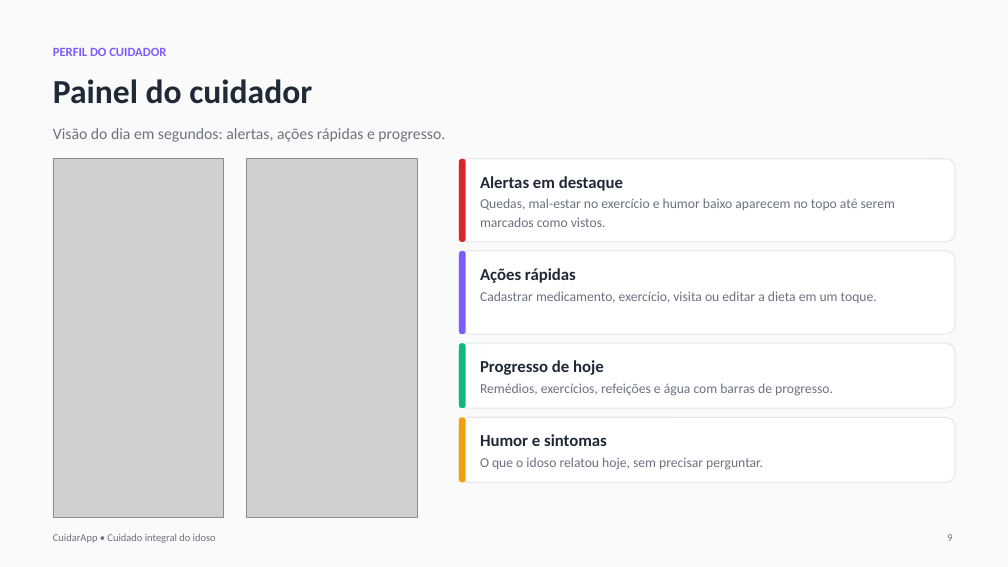
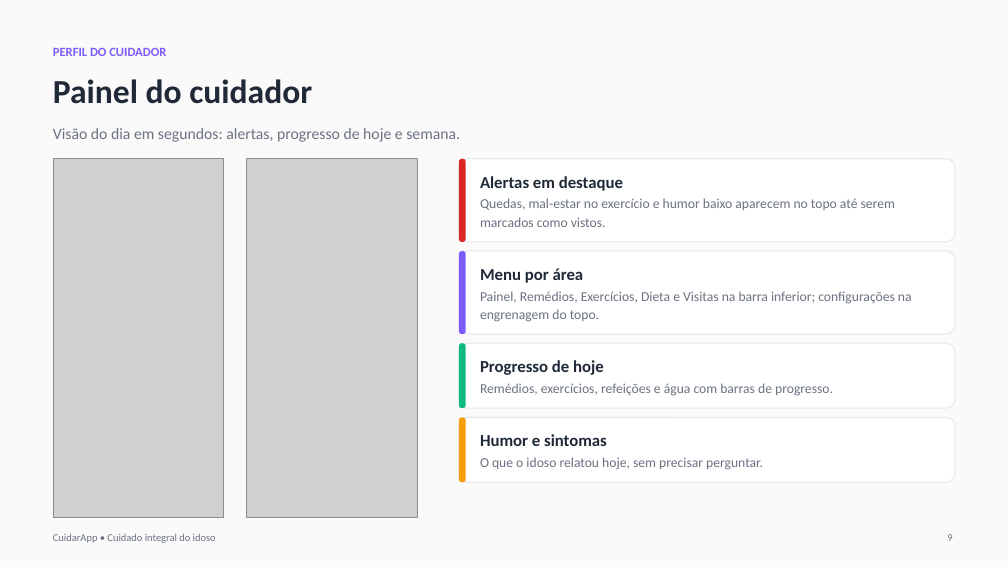
Before and after one commit to InBradleydesign/1-Download-and-Export, a slide deck: slide 9 of CuidarApp/docs/apresentacao/CuidarApp_Apresentacao.pptx. Drawn at 1008x567 pixels with LibreOffice and Linux fonts; fonts in the diff are those of the drawing; grey boxes stand for pictures. Boxes give left, top, right and bottom in pixels: in the first picture for what was removed or moved away, otherwise in the second. Text is boxed around its words. In the diff, an @@ line names an element or a change of style, - is before the commit and + after.

```diff
--- a/CuidarApp/docs/apresentacao/CuidarApp_Apresentacao.pptx
+++ b/CuidarApp/docs/apresentacao/CuidarApp_Apresentacao.pptx
@@ text at (53,128,460,142): text changed @@
-Visão do dia em segundos: alertas, ações rápidas e progresso.
+Visão do dia em segundos: alertas, progresso de hoje e semana.
@@ text at (480,268,584,283): text changed @@
-Ações rápidas
+Menu por área
@@ text at (480,291,912,322): text changed @@
-Cadastrar medicamento, exercício, visita ou editar a dieta em um toque.
+Painel, Remédios, Exercícios, Dieta e Visitas na barra inferior; configurações na engrenagem do topo.
```
Also in this commit, not shown: 5 other slides changed, 25 other files.
